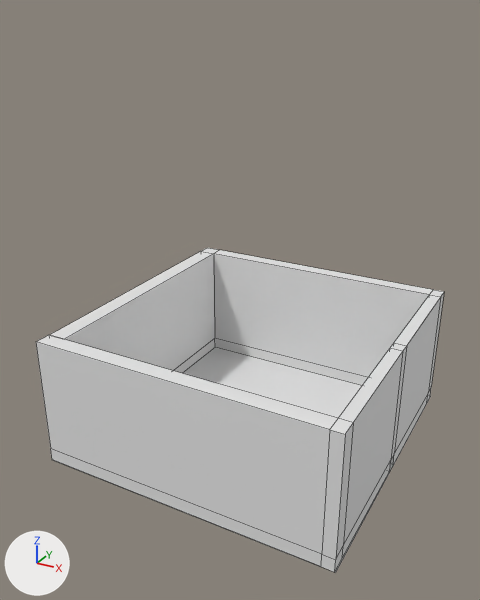
Two versions of the FBX model FPS Dummy 64/Assets/Models/Morge/Grave.fbx, one commit apart.
Rendered twice from a 50 mm lens placed at (46.3, -90.2, 69.2), pointed at (-1.0, -4.0, 26.1). Every picture has the same lights, and +X, +Y and +Z are marked at lower left. Mesh edges are drawn as thin lines.
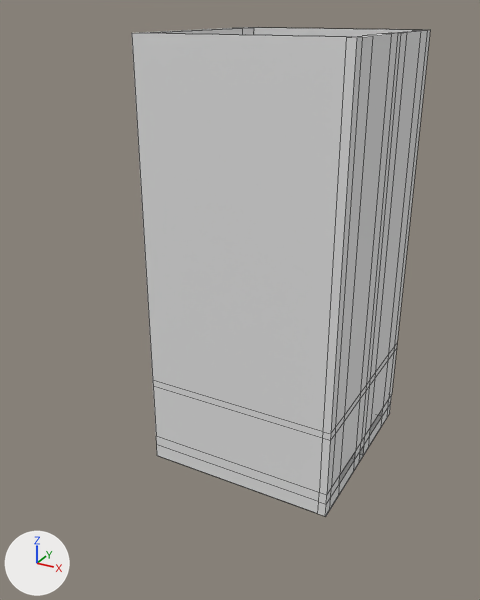
Pixel boxes (x1, y1, x2, y2) of what changed, in the pictures (480 x 600 px):
'Cube', reshaped, moved, rescaled (27% narrower, 51% taller)
    before: (36, 248, 444, 572)
    after: (132, 27, 430, 516)
'Plane', moved, rescaled
    before: (56, 347, 431, 573)
    after: (162, 413, 390, 516)
part 1 of me_cube_001, built on
    before: (36, 248, 444, 559)
    after: (132, 27, 430, 504)

The change, as a diff of the scene's bpy script:
```diff
--- a/FPS Dummy 64/Assets/Models/Morge/Grave.fbx.py
+++ b/FPS Dummy 64/Assets/Models/Morge/Grave.fbx.py
@@ me_cube_001 @@
 # used by ob_cube; location = (24.1, 0.0, 11.0); scale = (1.0, 25.2, 11.1)
-me_cube_001.from_pydata(...)  # 60 vertices, 59 faces; spans x -49.4..1.0, y -1.0..1.0, z -1.0..1.0
+me_cube_001.from_pydata(...)  # 196 vertices, 202 faces; spans x -49.4..1.0, y -1.0..1.0, z -1.0..5.0
+# me_cube_001 part 1
+# 6 vertices are removed from x -49.3..1.0, y -0.9..0.0, z 1.0
+# 35 faces are deleted
+# 8 vertices in x -49.4..1.0, y -1.0..1.0, z 1.0 move by (0.0, 0.0, 4.0)
+# 6 vertices in x -49.3..1.0, y -1.0..1.0, z 1.0 move by (0.0, 0.0, -1.6)
+# 4 vertices in x -1.0..1.0, y 0.0, z -1.0..-0.8 move by (0.0, 0.7, 0.0)
+# 4 vertices in x -1.0..1.0, y 0.0, z -1.0..-0.8 move by (0.0, -0.7, 0.0)
+# 74 vertices are added at x -49.4..1.0, y -1.0..1.0, z -1.0..5.0
+# 20 new vertices lie (0.0, 0.0, 0.8) away from vertices in x -49.4..1.0, y -1.0..1.0, z -0.6..1.0
+# 12 new vertices lie (0.0, 0.0, 4.7) away from vertices in x -49.3..1.0, y -1.0..1.0, z 0.3
+# 12 new vertices lie (0.0, -0.5, 0.0) away from vertices in x -1.0..1.0, y 0.0..0.7, z -1.0..5.0
+# 12 new vertices lie (0.0, 0.5, 0.0) away from vertices in x -1.0..1.0, y -0.7..0.0, z -1.0..5.0
+# 6 new vertices lie (6.7, 0.0, 0.0) away from vertices in x -46.1, y -0.9..0.9, z 0.2..0.3
+# 6 new vertices lie (10.3, 0.0, 0.0) away from vertices in x -39.4, y -0.9..0.9, z 0.2..0.3
+# 178 new faces join them
@@ ob_plane @@
 ob_plane = bpy.data.objects.new('Plane', me_plane)
-ob_plane.location = (0.0, 0.0, 0.0)
-ob_plane.scale = (25.3, 25.3, 25.3)
+ob_plane.location = (4.8, 0.0, 0.0)
+ob_plane.scale = (15.3, 15.9, 25.3)
@@ ob_cube @@
 ob_cube = bpy.data.objects.new('Cube', me_cube_001)
-ob_cube.location = (24.1, 0.0, 11.0)
-ob_cube.scale = (1.0, 25.2, 11.1)
+ob_cube.location = (19.3, 0.0, 11.0)
+ob_cube.scale = (0.604, 15.8, 11.1)
```
